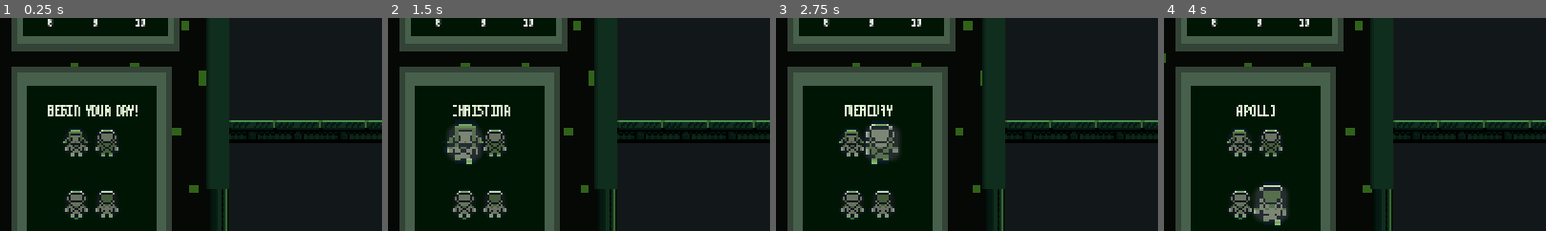
Above: before the commit, frames 1-4 (left to right).
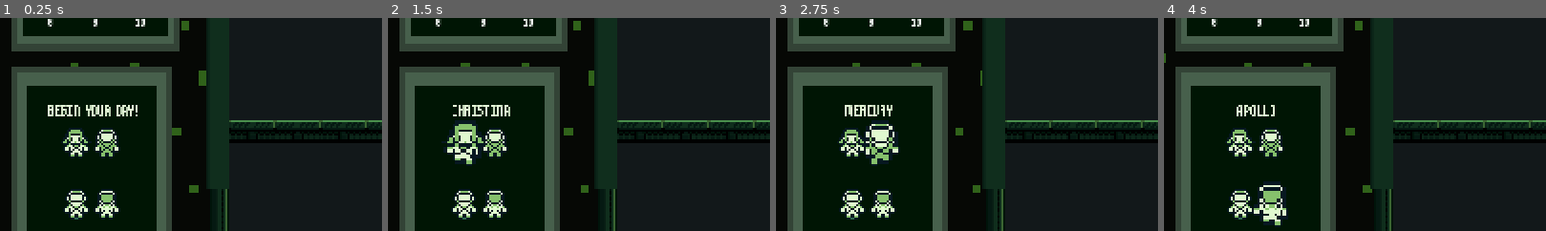
Above: after the commit, the same moments.

Repository: not0ctane/Space-Apps-Challenge
Game: Godot game, scene res://Scenes/game.tscn
Two runs of this game, one before a commit and one after it. Both use one fixed random seed, a clock stepped at 60 frames per second and the inputs below.
Inputs (mouse positions are % of the whole screen's width and height, from its top left):
- Up to frame 1 (0.25 s): no input
- Up to frame 2 (1.5 s): click (14, 67) at 0.5 s; click (10, 53) at 1.25 s
- Up to frame 3 (2.75 s): click (14, 53) at 2 s
- Up to frame 4 (4 s): click (10, 67) at 2.75 s; click (14, 67) at 3.5 s
The pictures show only the part of the screen within x 0-50%, y 24-74%; the shares and areas given below are measured in that part.

The runs differ from the first frame. In frame 1, 1.5% of the frame differs, in the area x 16-31%, y 52-94%; in frame 2, 2.4%, in the area x 15-31%, y 49-94%; in frame 3, 2.3%; in frame 4, 2.3%.

Commit message:
Bound fix

Diff:
--- a/Scenes/game.tscn
+++ b/Scenes/game.tscn
@@ -1002,6 +1002,24 @@
 [sub_resource type="RectangleShape2D" id="RectangleShape2D_iivbl"]
 size = Vector2(480, 288)
 
+[sub_resource type="RectangleShape2D" id="RectangleShape2D_7nbq1"]
+size = Vector2(464, 768)
+
+[sub_resource type="RectangleShape2D" id="RectangleShape2D_exi56"]
+size = Vector2(1128, 136)
+
+[sub_resource type="RectangleShape2D" id="RectangleShape2D_7t8sx"]
+size = Vector2(1610, 128)
+
+[sub_resource type="RectangleShape2D" id="RectangleShape2D_mg4q0"]
+size = Vector2(56, 624)
+
+[sub_resource type="RectangleShape2D" id="RectangleShape2D_vm72l"]
+size = Vector2(80, 624)
+
+[sub_resource type="RectangleShape2D" id="RectangleShape2D_22asu"]
+size = Vector2(1056, 32)
+
 [node name="Game" type="Node" unique_id=1568055481]
 
 [node name="GUI" type="Control" parent="." unique_id=280228737]
@@ -1180,6 +1198,7 @@
 shape = SubResource("CapsuleShape2D_1phco")
 
 [node name="Button" type="Button" parent="Characters/Apollo" unique_id=456103681]
+self_modulate = Color(1, 1, 1, 0)
 offset_left = -6.0
 offset_top = -6.0
 offset_right = 6.0
@@ -1201,6 +1220,7 @@
 shape = SubResource("CapsuleShape2D_nb51f")
 
 [node name="chrisButton" type="Button" parent="Characters/Christina" unique_id=94221607]
+self_modulate = Color(1, 1, 1, 0)
 offset_left = -6.0
 offset_top = -6.0
 offset_right = 6.0
@@ -1222,6 +1242,7 @@
 shape = SubResource("CapsuleShape2D_nnt18")
 
 [node name="mercuryButton" type="Button" parent="Characters/Mercury" unique_id=1064822823]
+self_modulate = Color(1, 1, 1, 0)
 offset_left = -6.0
 offset_top = -6.0
 offset_right = 6.0
@@ -1243,6 +1264,7 @@
 shape = SubResource("CapsuleShape2D_ewbju")
 
 [node name="frankButton" type="Button" parent="Characters/Frank" unique_id=101426331]
+self_modulate = Color(1, 1, 1, 0)
 offset_left = -6.0
 offset_top = -6.0
 offset_right = 6.0
@@ -1274,6 +1296,39 @@
 [node name="CollisionShape2D" type="CollisionShape2D" parent="GameAreas/shieldArea" unique_id=1362081176]
 position = Vector2(1296, 624)
 shape = SubResource("RectangleShape2D_iivbl")
+
+[node name="outofbound" type="Area2D" parent="GameAreas" unique_id=1668218509 groups=["outbound"]]
+modulate = Color(1, 1, 1, 0.17254902)
+
+[node name="col1" type="CollisionShape2D" parent="GameAreas/outofbound" unique_id=1339403537]
+position = Vector2(232, 384)
+shape = SubResource("RectangleShape2D_7nbq1")
+debug_color = Color(0.9927282, 0, 0.25442687, 0.41960785)
+
+[node name="col2" type="CollisionShape2D" parent="GameAreas/outofbound" unique_id=236174666]
+position = Vector2(1036, 68)
+shape = SubResource("RectangleShape2D_exi56")
+debug_color = Color(0.9984613, 0, 0.15293172, 0.41960785)
+
+[node name="col3" type="CollisionShape2D" parent="GameAreas/outofbound" unique_id=640666350]
+position = Vector2(795, 840)
+shape = SubResource("RectangleShape2D_7t8sx")
+debug_color = Color(0.99887115, 0, 0.14270037, 0.41960785)
+
+[node name="col4" type="CollisionShape2D" parent="GameAreas/outofbound" unique_id=40345522]
+position = Vector2(1572, 456)
+shape = SubResource("RectangleShape2D_mg4q0")
+debug_color = Color(0.99908096, 0, 0.13715729, 0.41960785)
+
+[node name="col5" type="CollisionShape2D" parent="GameAreas/outofbound" unique_id=706357388]
+position = Vector2(1008, 456)
+shape = SubResource("RectangleShape2D_vm72l")
+debug_color = Color(0.99906784, 0, 0.13750523, 0.41960785)
+
+[node name="col6" type="CollisionShape2D" parent="GameAreas/outofbound" unique_id=1851626286]
+position = Vector2(1008, 456)
+shape = SubResource("RectangleShape2D_22asu")
+debug_color = Color(0.99845654, 0, 0.15305063, 0.41960785)
 
 [connection signal="mouse_entered" from="Characters/Apollo/apolloArea" to="Characters" method="_on_apollo_area_mouse_entered"]
 [connection signal="mouse_exited" from="Characters/Apollo/apolloArea" to="Characters" method="_on_apollo_area_mouse_exited"]
--- a/Scripts/apollo.gd
+++ b/Scripts/apollo.gd
@@ -2,6 +2,7 @@
 
 var drag = false
 var off = Vector2.ZERO
+@onready var apollo_area: Area2D = $apolloArea
 
 func _process(delta: float) -> void:
 	if drag:
@@ -16,4 +17,9 @@
 
 func _on_button_button_up() -> void:
 	drag = false
+	for a in apollo_area.get_overlapping_areas():
+		if a.is_in_group("outbound"):
+			print("Back to the spawn")
+			# aquí puedes regresarlo al spawn
+			break
 	pass # Replace with function body.
